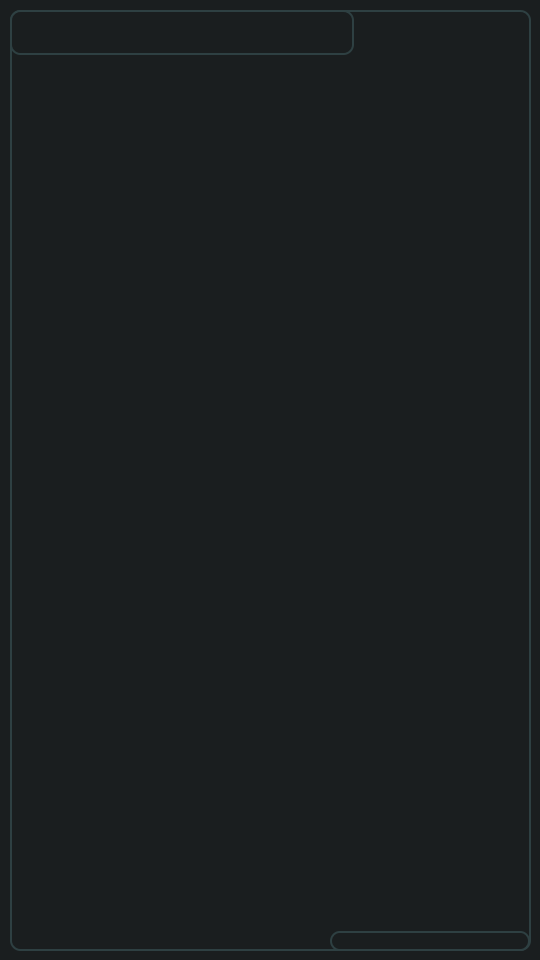
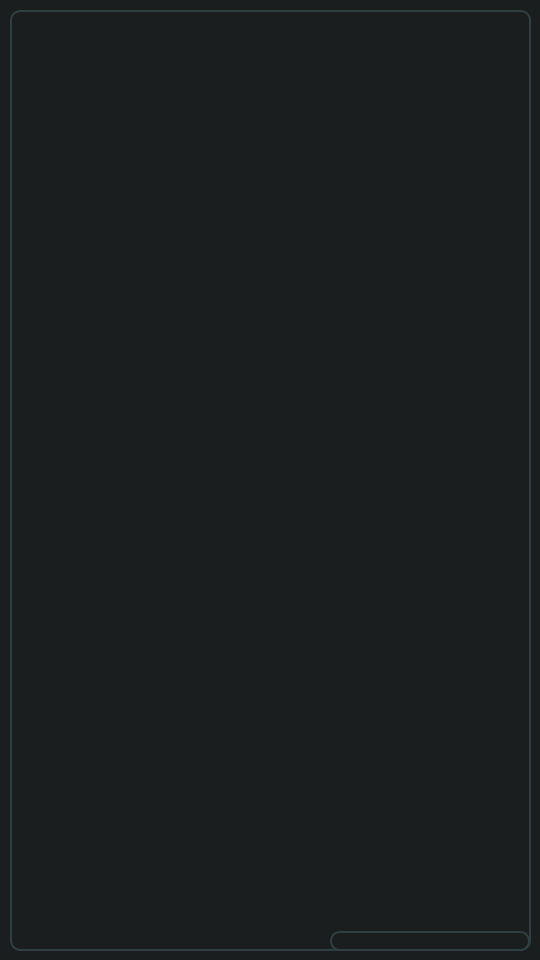
Before/after of a (540, 960) layered artwork. What changed in the layer stack:
hid "Rectangle 2" over [left=10, top=10, right=354, bottom=55]
